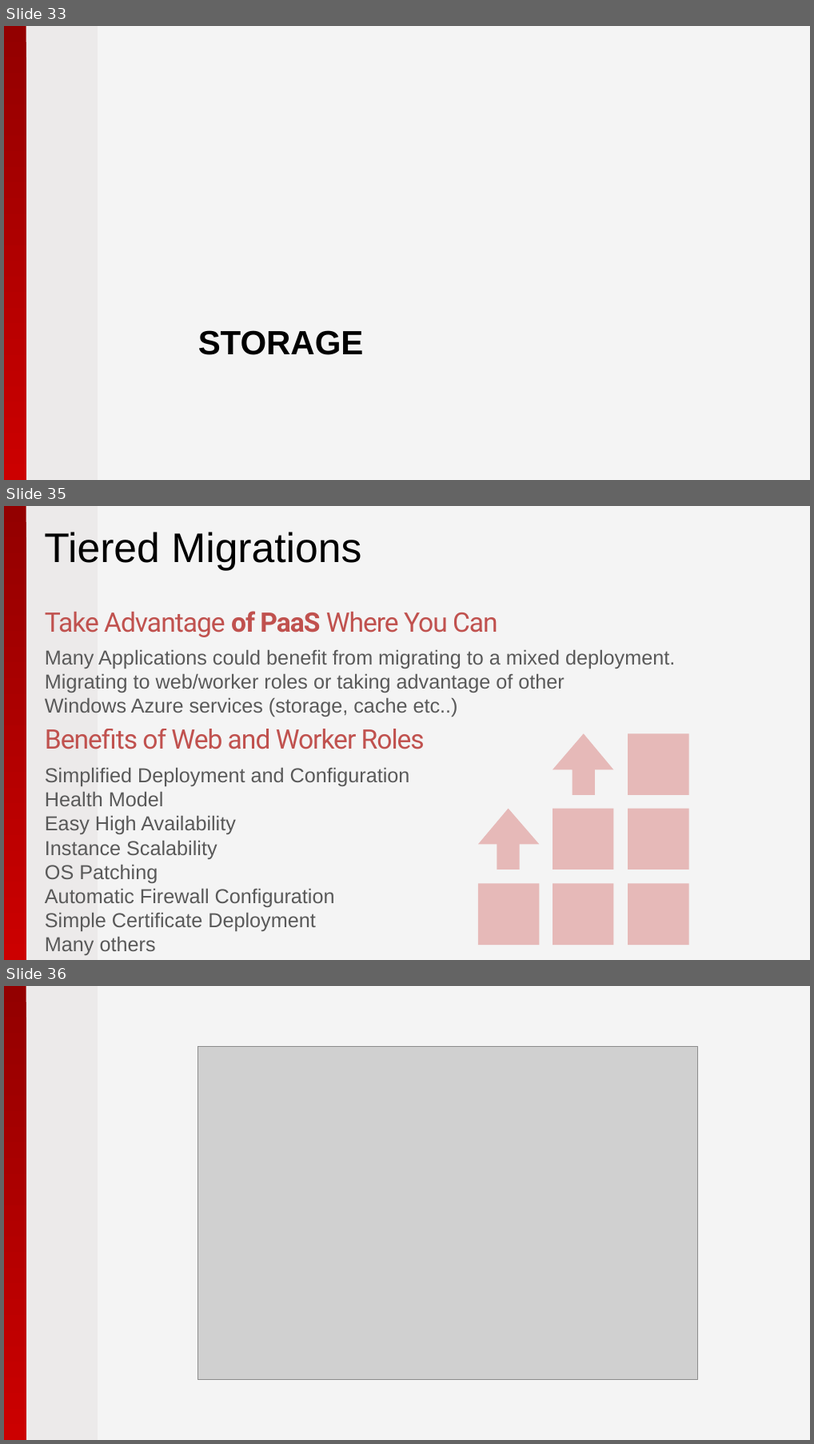
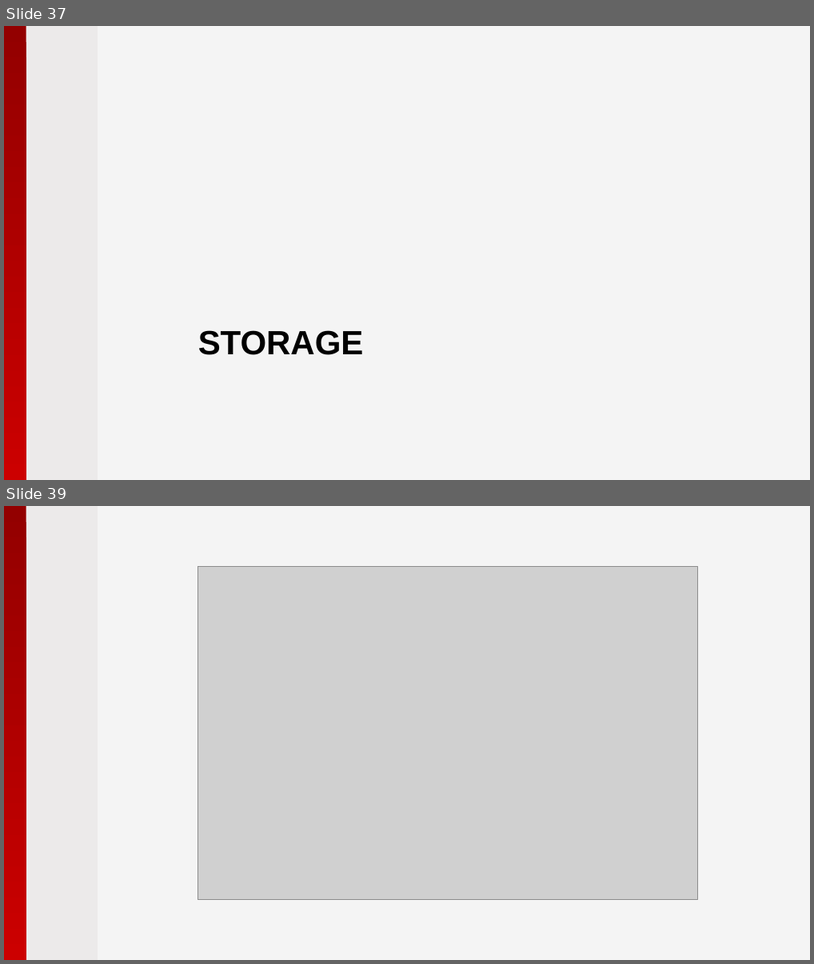
Before and after one commit to pryabov/Hackathon-2015, a slide deck: Presentation/2015 - Microsoft Azure.pptx. Shown one above the other, each under a label of ours: slides 33, 35 and 36 before the commit, slides 37 and 39 after it; the slides between them are not shown. The pictures are 814x1444 and 814x964 pixels, drawn with LibreOffice and Linux fonts; fonts in the diff are those of the drawing; grey boxes stand for pictures; background and template pictures are left out. Boxes give left, top, right and bottom in pixels: in the first picture for what was removed or moved away, otherwise in the second. Text is boxed around its words. In the diff, an @@ line names an element or a change of style, - is before the commit and + after.

Commit message:
Work on Presentation/2015 - Microsoft Azure.pptx

```diff
--- a/Presentation/2015 - Microsoft Azure.pptx
+++ b/Presentation/2015 - Microsoft Azure.pptx
@@ slide 35 removed at bbox=[4, 506, 810, 960], background #F4F4F4; not listed: 2 template elements that a slide beside it also shows @@
@@ title removed at bbox=[44, 532, 362, 571] @@
-Tiered Migrations
@@ text removed at bbox=[45, 611, 675, 931] @@
-Take Advantage of PaaS Where You Can
-  Many Applications could benefit from migrating to a mixed deployment.
-  Migrating to web/worker roles or taking advantage of other
-  Windows Azure services (storage, cache etc..)
-Benefits of Web and Worker Roles
-  Simplified Deployment and Configuration
-  Health Model
-  Easy High Availability
-  Instance Scalability
-  OS Patching
-  Automatic Firewall Configuration
-  Simple Certificate Deployment
-  Many others
@@ freeform shape removed at bbox=[478, 733, 690, 944] @@
@@ what was slide 33 is now slide 37 @@
@@ what was slide 36 is now slide 39 @@
```
Also in this commit, not shown: 4 slides changed, 4 slides added, 2 other files.
